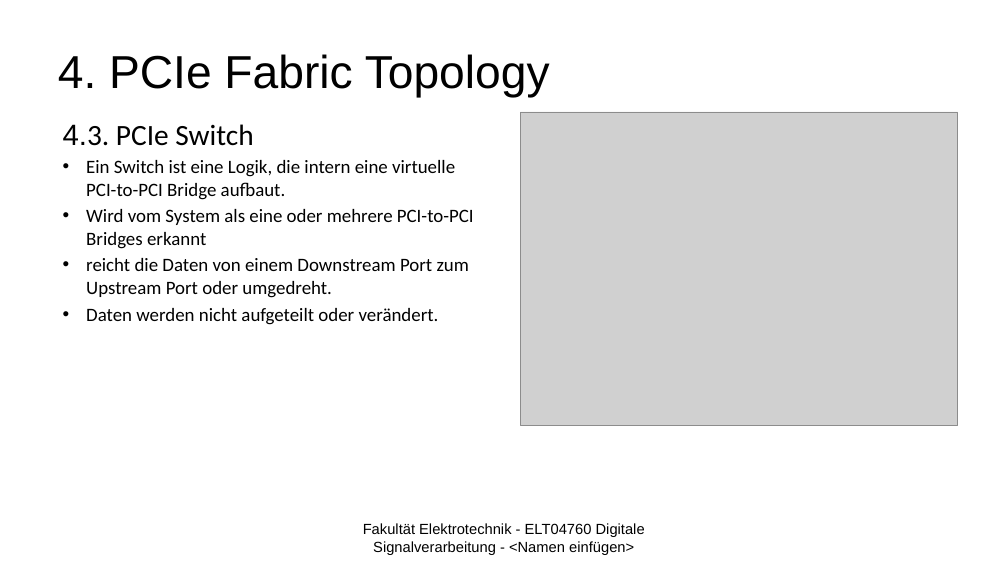
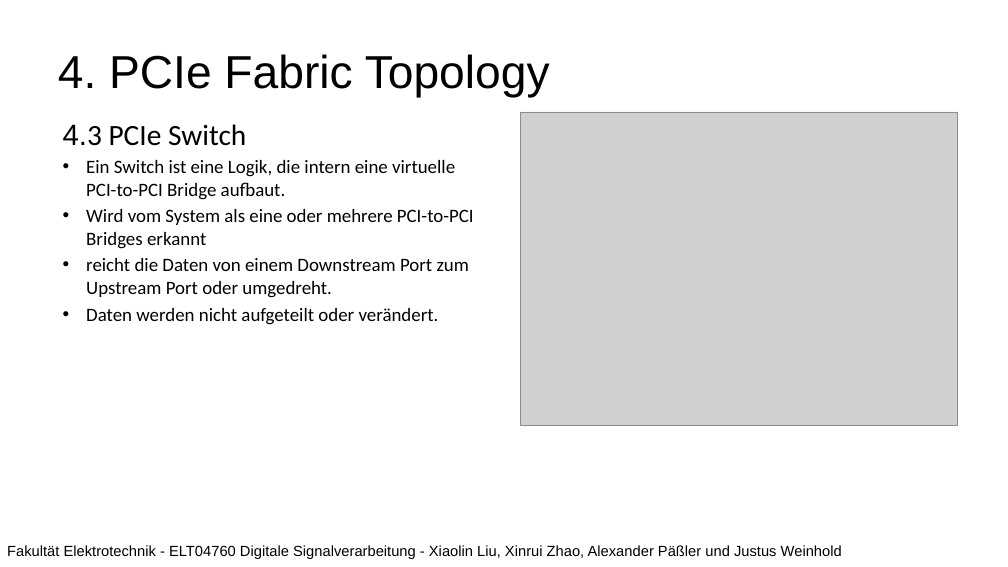
Before and after one commit to JustusDinera/Digitale-Signalverarbeitung, a slide deck: slide 10 of PCI Express_2.pptx. Drawn at 1008x567 pixels with LibreOffice and Linux fonts; fonts in the diff are those of the drawing; grey boxes stand for pictures; background and template pictures are left out. Boxes give left, top, right and bottom in pixels: in the first picture for what was removed or moved away, otherwise in the second. Text is boxed around its words. In the diff, an @@ line names an element or a change of style, - is before the commit and + after.

```diff
--- a/PCI Express_2.pptx
+++ b/PCI Express_2.pptx
@@ text at [63,124,246,146]: text changed @@
-4.3. PCIe Switch
+4.3 PCIe Switch
@@ text at [7,545,842,559]: text changed @@
-Fakultät Elektrotechnik - ELT04760 Digitale Signalverarbeitung - <Namen einfügen>
+Fakultät Elektrotechnik - ELT04760 Digitale Signalverarbeitung - Xiaolin Liu, Xinrui Zhao, Alexander Päßler und Justus Weinhold
```
Also in this commit, not shown: 19 other slides changed.
